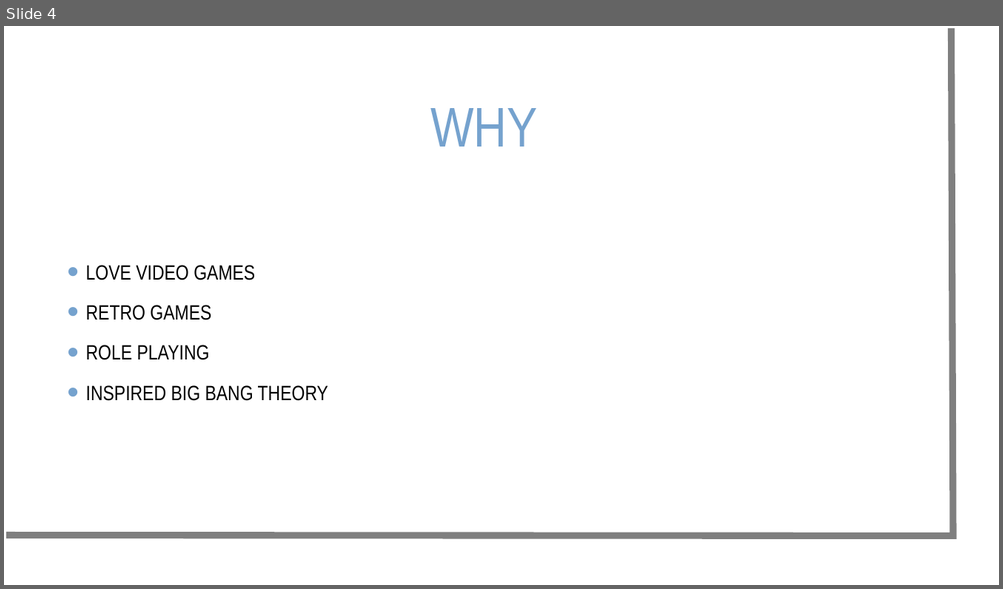
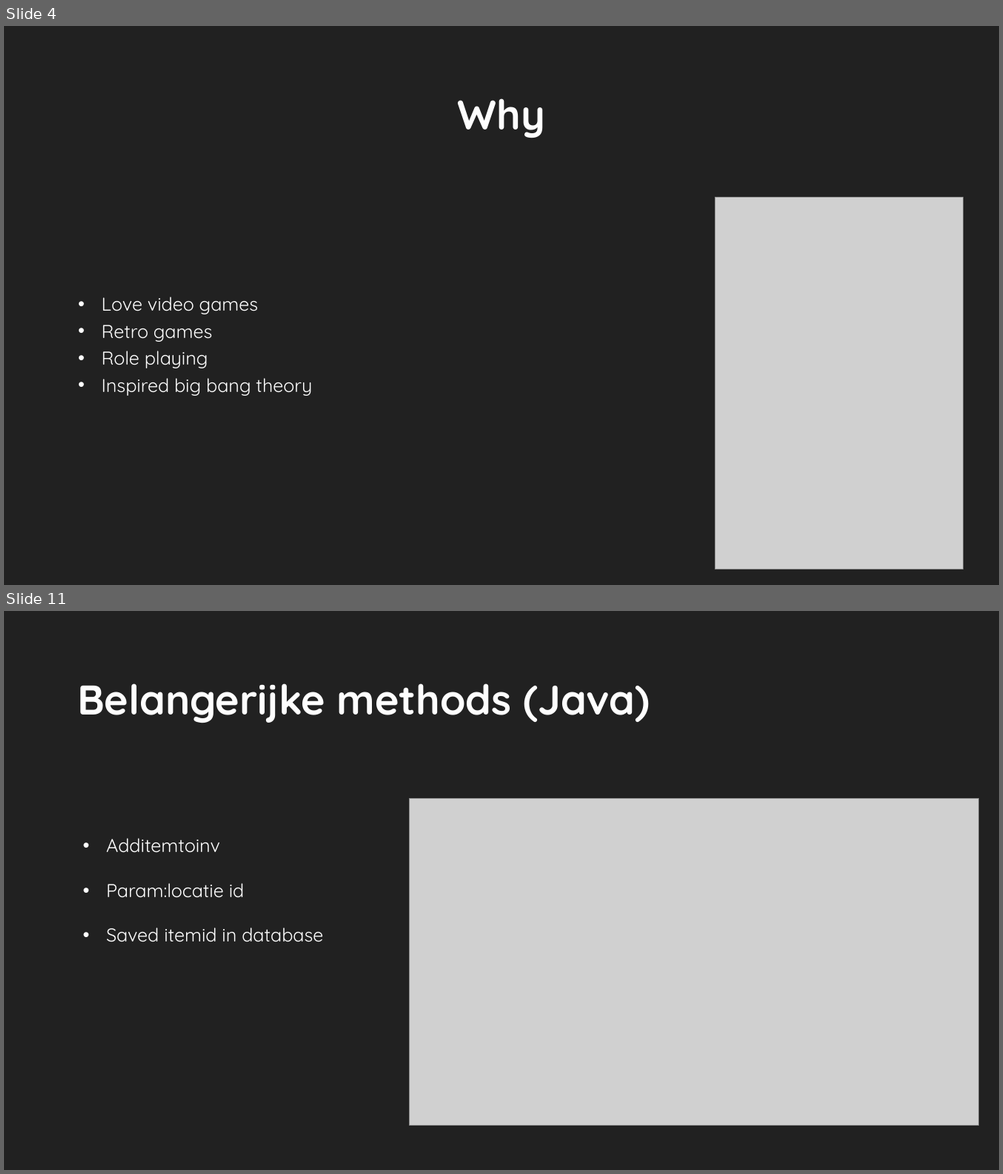
Before and after one commit to nuytsm/Gip-project-2021, a slide deck: Gip presentatie mvandenbroek.ppt. Shown one above the other, each under a label of ours: slide 4 before the commit, slides 4 and 11 after it; the slides between them are not shown. The pictures are 1003x589 and 1003x1174 pixels, drawn with LibreOffice and Linux fonts; fonts in the diff are those of the drawing; grey boxes stand for pictures; background and template pictures are left out. Boxes give left, top, right and bottom in pixels: in the first picture for what was removed or moved away, otherwise in the second. Text is boxed around its words. In the diff, an @@ line names an element or a change of style, - is before the commit and + after.

```diff
--- a/Gip presentatie mvandenbroek.ppt
+++ b/Gip presentatie mvandenbroek.ppt
@@ slide 11 added at bbox=[4, 611, 999, 1170], background #212121 @@
@@ title added at bbox=[77, 684, 649, 723], 40 pt, text #FEFEFE, bold @@
+Belangerijke methods (Java)
@@ picture added at bbox=[409, 798, 978, 1125] @@
@@ text added at bbox=[106, 838, 323, 943], 18 pt, text #FFFFFF @@
+• Additemtoinv
+• Param:locatie id
+• Saved itemid in database
@@ slide 4 changed as well @@
@@ background picture (left out) to #212121 @@
@@ freeform shape removed at bbox=[6, 28, 953, 536] @@
@@ title "Why" at bbox=[458, 99, 545, 138]: vertical alignment middle to bottom @@
@@ title at bbox=[458, 99, 545, 138]: text changed; size 54 to 40 pt; font Arial Narrow to Quicksand; text colour #75A2CE to #FEFEFE; bold on @@
-WHY
+Why
@@ picture added at bbox=[714, 198, 962, 569] @@
@@ text at bbox=[102, 297, 312, 396]: text changed; size 20 to 18 pt; font Arial Narrow to Quicksand; text colour #000000 to #FFFFFF @@
-• LOVE VIDEO GAMES
-• RETRO GAMES
-• ROLE PLAYING
-• INSPIRED BIG BANG THEORY
+• Love video games
+• Retro games
+• Role playing
+• Inspired big bang theory
```
Also in this commit, not shown: 5 other slides changed, 15 other slides added, 2 slides removed, 8 other files.
